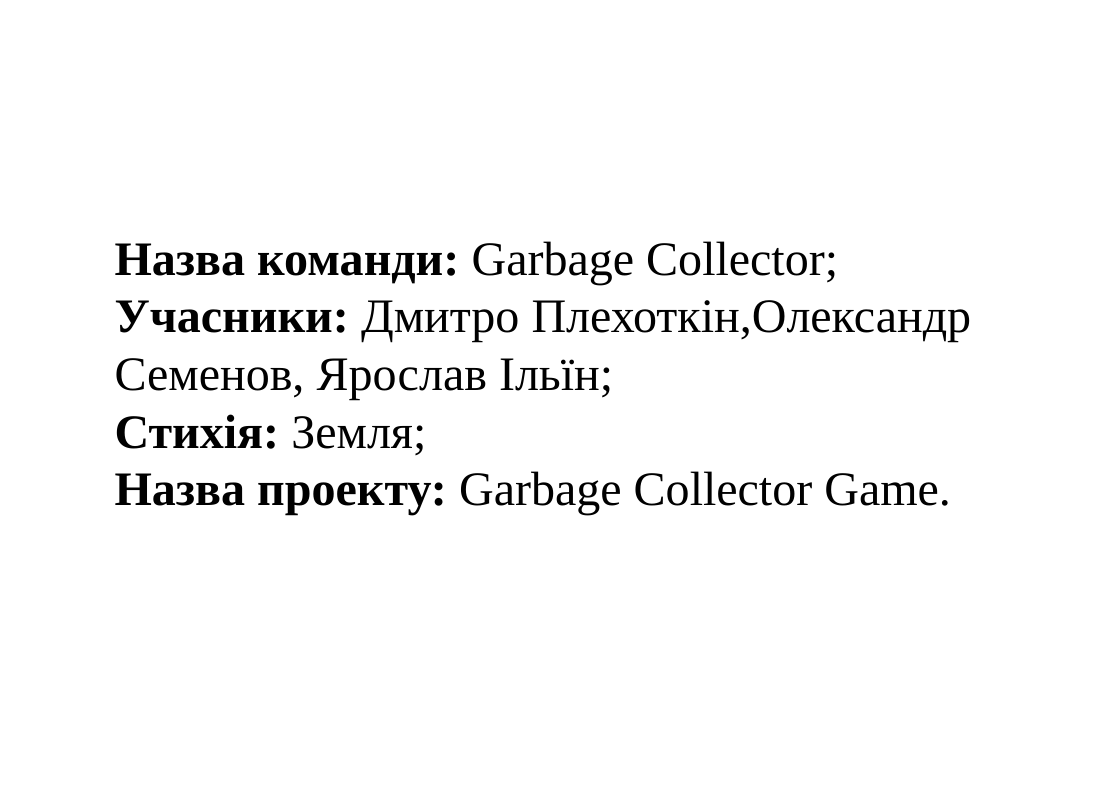
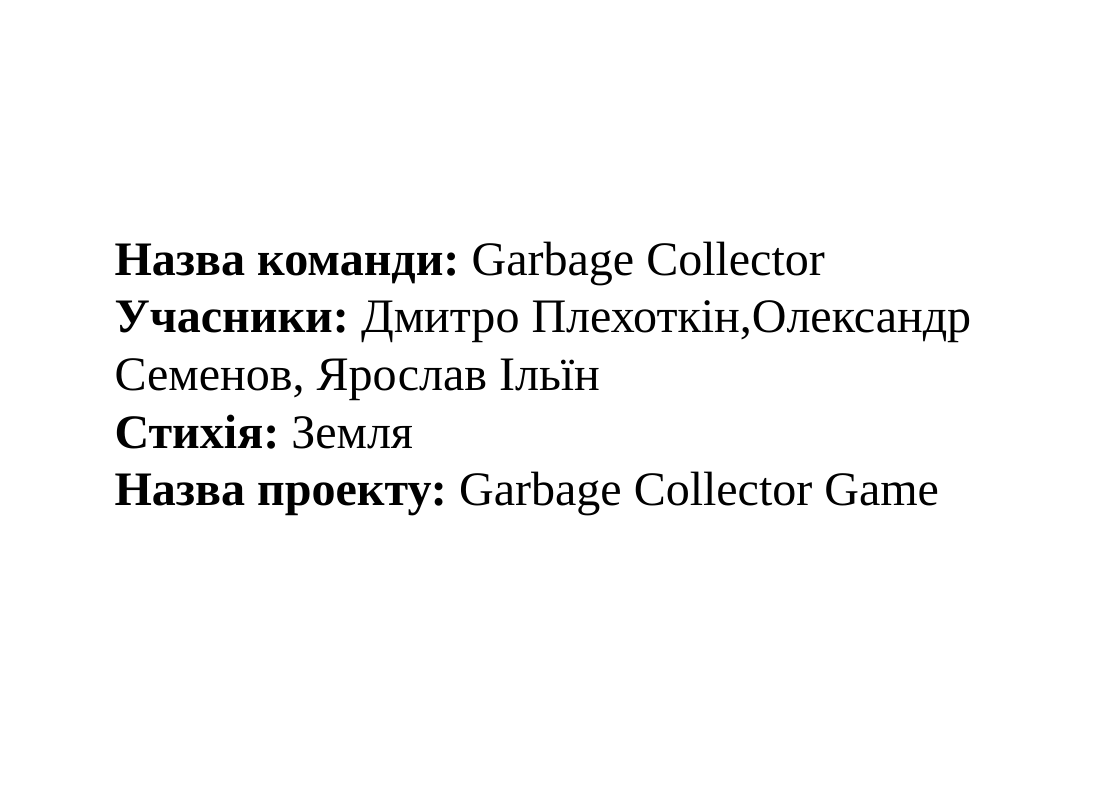
Before and after one commit to plekhotkindmytro/GarbageCollector, a slide deck: slide 1 of Garbage Collector Game.pptx. Drawn at 1120x795 pixels with LibreOffice and Linux fonts; fonts in the diff are those of the drawing; background and template pictures are left out. Boxes give left, top, right and bottom in pixels: in the first picture for what was removed or moved away, otherwise in the second. Text is boxed around its words. In the diff, an @@ line names an element or a change of style, - is before the commit and + after.

```diff
--- a/Garbage Collector Game.pptx
+++ b/Garbage Collector Game.pptx
@@ text at [115,241,972,515]: text changed @@
-Назва команди: Garbage Collector;
-Учасники: Дмитро Плехоткін,Олександр Семенов, Ярослав Ільїн;
-Стихія: Земля;
-Назва проекту: Garbage Collector Game.
+Назва команди: Garbage Collector
+Учасники: Дмитро Плехоткін,Олександр Семенов, Ярослав Ільїн
+Стихія: Земля
+Назва проекту: Garbage Collector Game
```
Also in this commit, not shown: 6 other slides changed, 1 other file.
